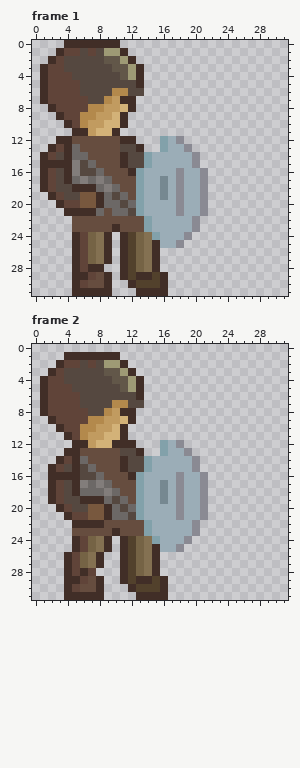
One commit to this pixel-art file: Game Sprites/With new color/Sprite With Animation/Fixed/Shield/character - Shield - ii.aseprite. Above: the version before the commit.
32x32 pixels, 5 frames. Shown: frame 1, frame 2. The commit also changed other frames, which this record leaves out.
Once edited:
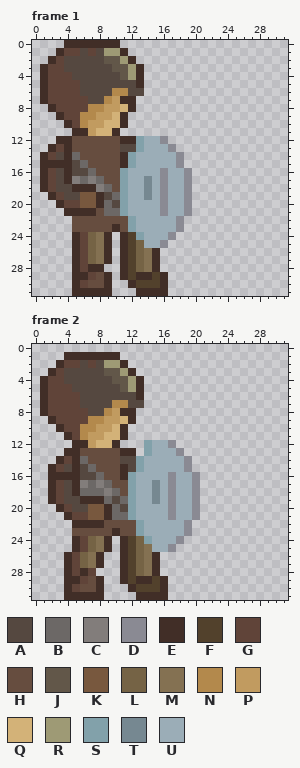
Palette (. is transparent): A #554840  B #6c6866  C #827d7b  D #8a8a93  E #412e27  F #52412c  G #604439  H #664d3f  J #625749  K #78583e  L #756345  M #847152  N #b3894c  P #c19b60  Q #d3b278  R #9e9a75  S #82a1aa  T #768891  U #9badb7
Change:
Changed rows in their new state; - is an unchanged pixel.
Frame 1, layers "Character 1/Shield", "Character 1/Weapon":
first column x 5:
12 --------SUUD..---
13 H-------SUUUD..--
14 -H-----SUU---D..-
15 ABH----SUU---D..-
16 A-BH--SUU--D-UD..
17 CBCBH-SUUT-D-UD..
18 ---CBHSUUT-D-UD..
19 ----ABSUUT-D-UD..
20 -----ASUU--D-UD..
21 ---HB-SUU--D-UD..
22 -------SUU---D..-
23 -------SUU---D..-
24 --------SUU-D..--
25 ---------UUD..---
Frame 2, layers "Character 1/Shield", "Character 1/Left Hand":
first column x 11:
12 ..-SUUD.---
13 EE.SUU-D.--
14 A-SU----D.-
15 --SU----D.-
16 ESU---DU-D.
17 -SU-TUDU-D.
18 -SU-TUDU-D.
19 -SU-TUDU-D.
20 -SU---DU-D.
21 -SU---DU-D.
22 --SU----D.-
23 --SU----D.-
24 ---SU--D.--
25 ----U-D.---
